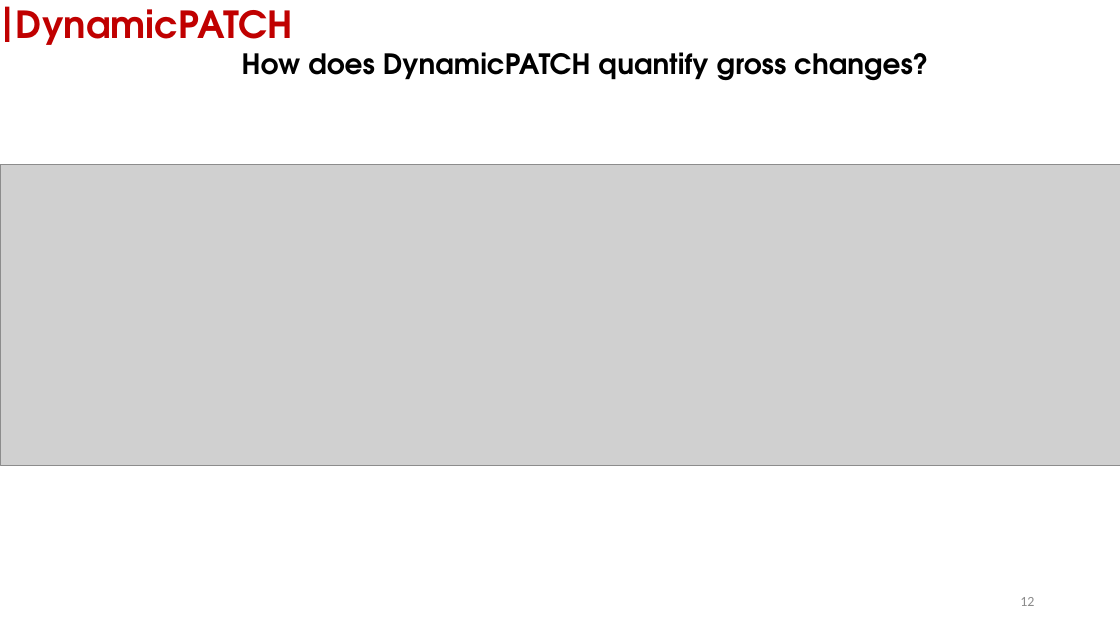
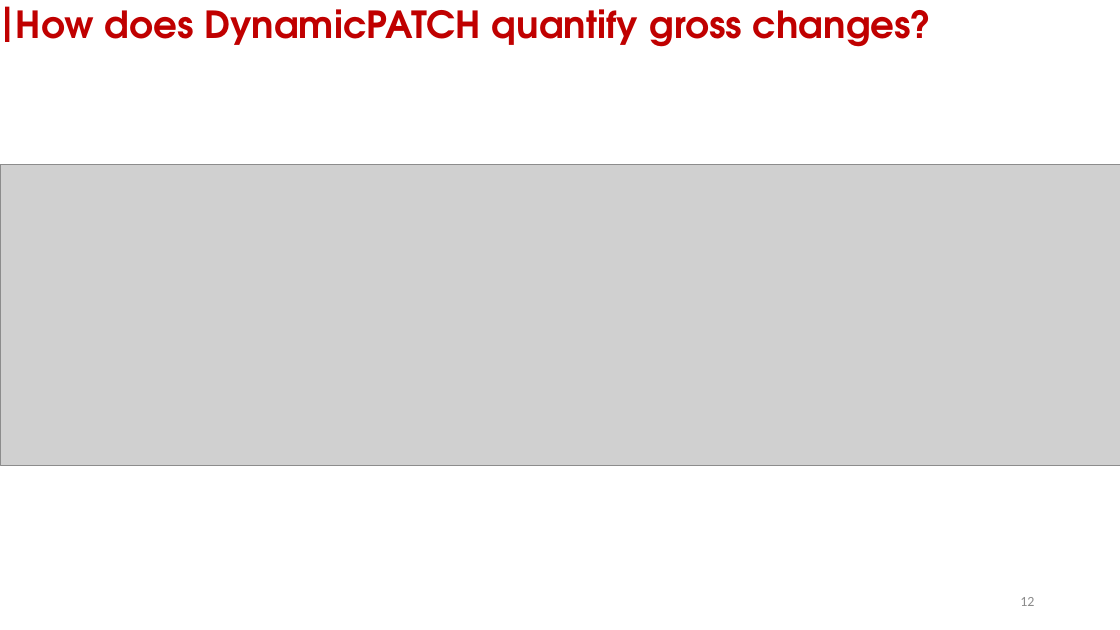
Before and after one commit to zay1996/Workshop_GIStimeseries, a slide deck: slide 12 of assets/slides/workshop_DynamicPATCH.pptx. Drawn at 1120x630 pixels with LibreOffice and Linux fonts; fonts in the diff are those of the drawing; grey boxes stand for pictures. Boxes give left, top, right and bottom in pixels: in the first picture for what was removed or moved away, otherwise in the second. Text is boxed around its words. In the diff, an @@ line names an element or a change of style, - is before the commit and + after.

```diff
--- a/assets/slides/workshop_DynamicPATCH.pptx
+++ b/assets/slides/workshop_DynamicPATCH.pptx
@@ text "How does DynamicPATCH quantify gross ...": place and size @@
-text "How does DynamicPATCH quantify gross ..." at [242,52,928,81]
+text "How does DynamicPATCH quantify gross ..." at [16,9,932,47]
@@ text "How does DynamicPATCH quantify gross ..." at [16,9,932,47]: size 24 to 32 pt, text colour #000000 to #C00000; alignment centre to left @@
@@ text removed at [16,9,293,54] @@
-DynamicPATCH
```
Also in this commit, not shown: 12 other slides changed, 3 slides added, 10 slides removed, 6 other files.
